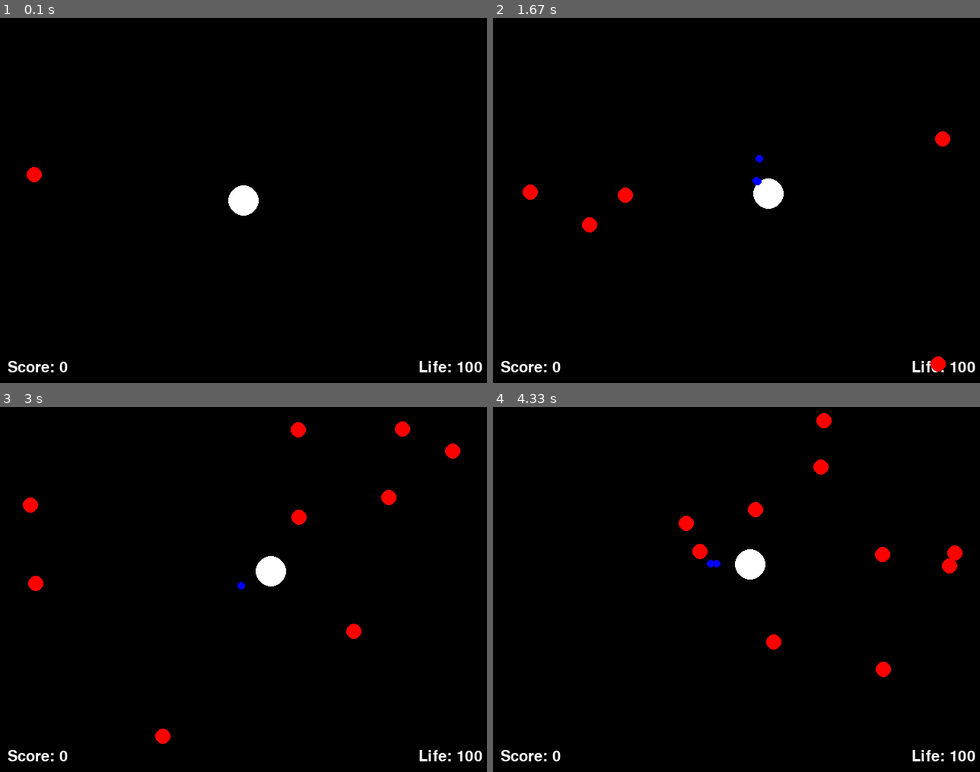
Above: before the commit, frames 1-4 (two rows, left to right).
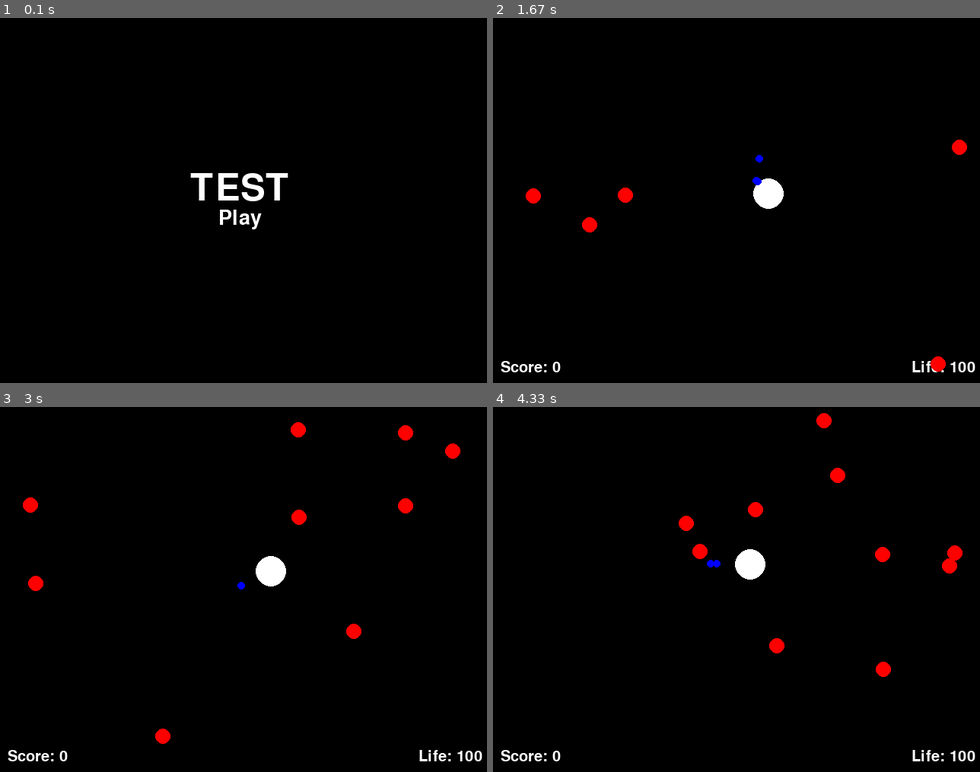
Above: after the commit, the same moments.

Repository: rodriguezg68/pygame-testing
Game: pygame game, started from test.py
Same seed, same stepped clock (60 frames per second), same inputs: the game is played once before the commit and once after it. The source is Python 2; it was converted automatically to run under Python 3.
Inputs (mouse positions are in pixels of both pictures, inside the frame that each line leads up to):
- Up to frame 1 (0.1 s): no input
- Up to frame 2 (1.67 s): press the mouse at (731, 218) at 0.37 s; move the mouse to (790, 204) at 0.47 s; release the mouse at (848, 193) at 0.6 s; press the mouse at (731, 218) at 0.7 s; move the mouse to (760, 222) at 0.8 s; release the mouse at (785, 226) at 0.93 s; hold Right 1-1.47 s; tap Space at 1.07, 1.37, 1.57 s; click (746, 76) at 1.08 s; hold Up from 1.5 s (still down); click (721, 138) at 1.58 s
- Up to frame 3 (3 s): release Up at 1.8 s; hold Right 1.83-2.3 s; tap Space at 1.9, 2.2, 2.4, 2.7, 2.97 s; click (97, 531) at 1.92 s; hold Left 2.33-2.87 s; click (131, 636) at 2.42 s; hold Down from 2.9 s (still down); click (121, 604) at 2.98 s
- Up to frame 4 (4.33 s): release Down at 3.2 s; hold Left 3.23-3.63 s; tap Space at 3.3, 3.6, 3.73, 4.13 s; click (911, 615) at 3.32 s; hold Up 3.67-4.03 s; click (673, 531) at 3.75 s; hold Right from 4.07 s (still down); click (600, 556) at 4.15 s

The runs differ from the first frame. In frame 1, 1.6% of the frame differs, in the area x 1-100%, y 40-98%; in frame 2, 0.3%; in frame 3, 0.3%; in frame 4, 0.3%.

Commit message:
Added a working title screen, which will act as a game over screen as well. Game over screen needs to be implemented still.

Diff:
--- a/test.py
+++ b/test.py
@@ -13,7 +13,6 @@
 DIM = [LENGTH, WIDTH]
 WINDOW = pygame.display.set_mode((LENGTH, WIDTH))
 PI = 3.1415926535
-FONT = pygame.font.Font(None, 30)
 
 pygame.display.set_caption("This is a test")
 
@@ -24,6 +23,7 @@
 BLUE = pygame.Color(0, 0, 255)
 mousex, mousey = 0, 0
 timer = 0
+in_play = False
 
 def find_angle(circle, mouse_x, mouse_y):
 	circle_pos = circle.get_pos()
@@ -76,6 +76,15 @@
 			rand_vel[index] = random.randint(-5, 5)
 		enemy_array.append(Circle(RED, rand_pos, rand_vel, 10, 0))
 
+def title_screen(window):
+	title_text.draw(window)
+	if play_text.rect.collidepoint(pygame.mouse.get_pos()):
+       		play_text.hovered = True
+       	else:
+       	    	play_text.hovered = False
+	play_text.draw(window)
+
+
 class Circle:
 	def __init__(self, color, position, velocity, raidus, filled_in, life = 0, animate = False):
 		self.color = color
@@ -145,12 +154,17 @@
 			return False
 
 class Text:
-	def __init__(self, label, pos, color, string, number = 0):
+
+	hovered = False
+
+	def __init__(self, label, pos, color, string, size, number = 0):
 		self.label = label
 		self.pos = pos
 		self.color = color
 		self.string = string
+		self.size = size
 		self.number = number
+		self.set_rect()
 
 	def change_number(self, new_number):
 		if self.string == False:
@@ -160,51 +174,79 @@
 		if self.string == False:
 			return self.number
 
-	def update(self, font, screen):
+	def get_color(self):
+		if self.hovered:
+			return RED
+		else:
+			return self.color
+
+	def set_font(self):
+		font = pygame.font.Font(None, self.size)
 		if self.string == False:
-			to_display = font.render(self.label + str(self.number), 1, self.color)
-		else:
-			to_display = font.render(self.label, 1, self.color)
-		screen.blit(to_display, self.pos)
-
-test = Circle(WHITE, [LENGTH / 2, WIDTH / 2], [0, 0], 20, 0)
+			self.font = font.render(self.label + str(self.number), True, self.get_color())
+		else:
+			self.font = font.render(self.label, True, self.get_color())
+	def set_rect(self):
+		self.set_font()
+		self.rect = self.font.get_rect()
+		self.rect.topleft = self.pos
+
+	def draw(self, window):
+		self.set_font()
+		window.blit(self.font, self.pos)
+
+test = Circle(WHITE, [DIM[0] / 2, DIM[1] / 2], [0, 0], 20, 0)
 #border = Circle(WHITE, [LENGTH / 2, WIDTH / 2], [0, 0], test.get_radius() + 90, 1)
 bullet_array = []
 enemy_array = []
 explosion_array = []
 
-life_text = Text("Life: ", [550, 450], WHITE, False, 100)
-score_text = Text("Score: ", [10, 450], WHITE, False, 0)
+life_text = Text("Life: ", [550, 450], WHITE, False, 30, 100)
+score_text = Text("Score: ", [10, 450], WHITE, False, 30, 0)
+title_text = Text("TEST", [250, 200], WHITE, True, 72)
+play_text = Text("Play", [287, 250], WHITE, True, 40)
 
 while True:
 	WINDOW.fill(BLACK)
-
-	test.draw(WINDOW)
-	#border.draw(WINDOW)
-	test.update()
-	life_text.update(FONT, WINDOW)
-	score_text.update(FONT, WINDOW)
-	test.change_angle(find_angle(test, mousex, mousey))
-	process_group(bullet_array, WINDOW)
-	process_group(enemy_array, WINDOW)
-	process_group(explosion_array, WINDOW)
-
-	collisions = life_text.get_number() - 10 * group_collide(enemy_array, test)
-	if collisions <= 0:
-		life_text.change_number(0)
+	pygame.event.pump()
+
+	if in_play == False:
+		title_screen(WINDOW)
+
 	else:
-		life_text.change_number(collisions)
-
-	score_text.change_number(score_text.get_number() + 100 * group_group_collide(enemy_array, bullet_array))
+
+		test.draw(WINDOW)
+		#border.draw(WINDOW)
+		test.update()
+		life_text.draw(WINDOW)
+		score_text.draw(WINDOW)
+		test.change_angle(find_angle(test, mousex, mousey))
+		process_group(bullet_array, WINDOW)
+		process_group(enemy_array, WINDOW)
+		process_group(explosion_array, WINDOW)
+
+		collisions = life_text.get_number() - 10 * group_collide(enemy_array, test)
+		if collisions <= 0:
+			life_text.change_number(0)
+			in_play = False
+		else:
+			life_text.change_number(collisions)
+
+		score_text.change_number(score_text.get_number() + 100 * group_group_collide(enemy_array, bullet_array))
 
 	for event in pygame.event.get():
 		if event.type == QUIT:
 			pygame.quit()
 			sys.exit()
 		elif event.type == MOUSEMOTION:
-			mousex, mousey = event.pos
+			if in_play:
+				mousex, mousey = event.pos
 		elif event.type == MOUSEBUTTONDOWN:
-			test.shoot()
+			if in_play:
+				test.shoot()
+			else:
+				if play_text.rect.collidepoint(event.pos):
+					in_play = True
 		elif event.type == KEYDOWN:
 			if event.key == K_LEFT or event.key == K_a:
 				test.move_hor(-3)
